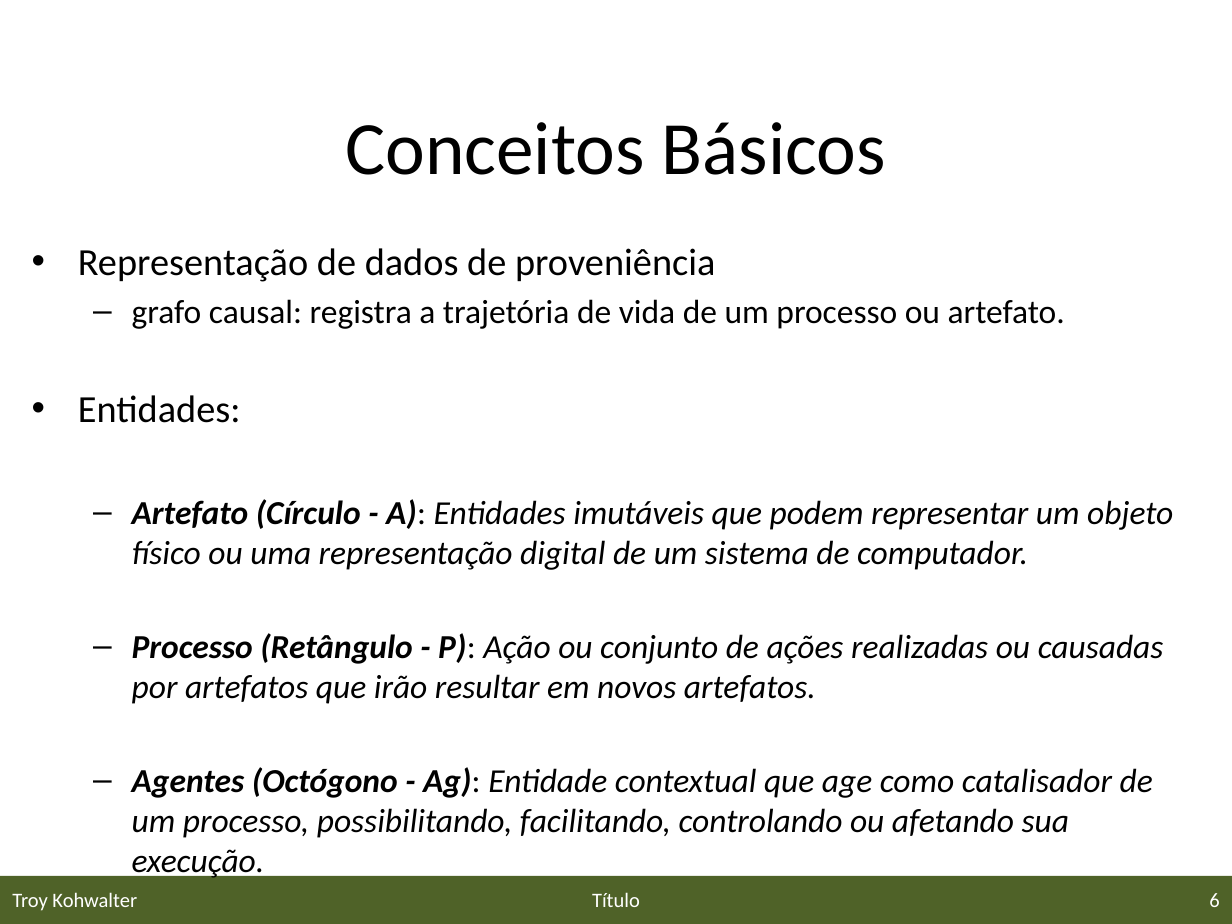
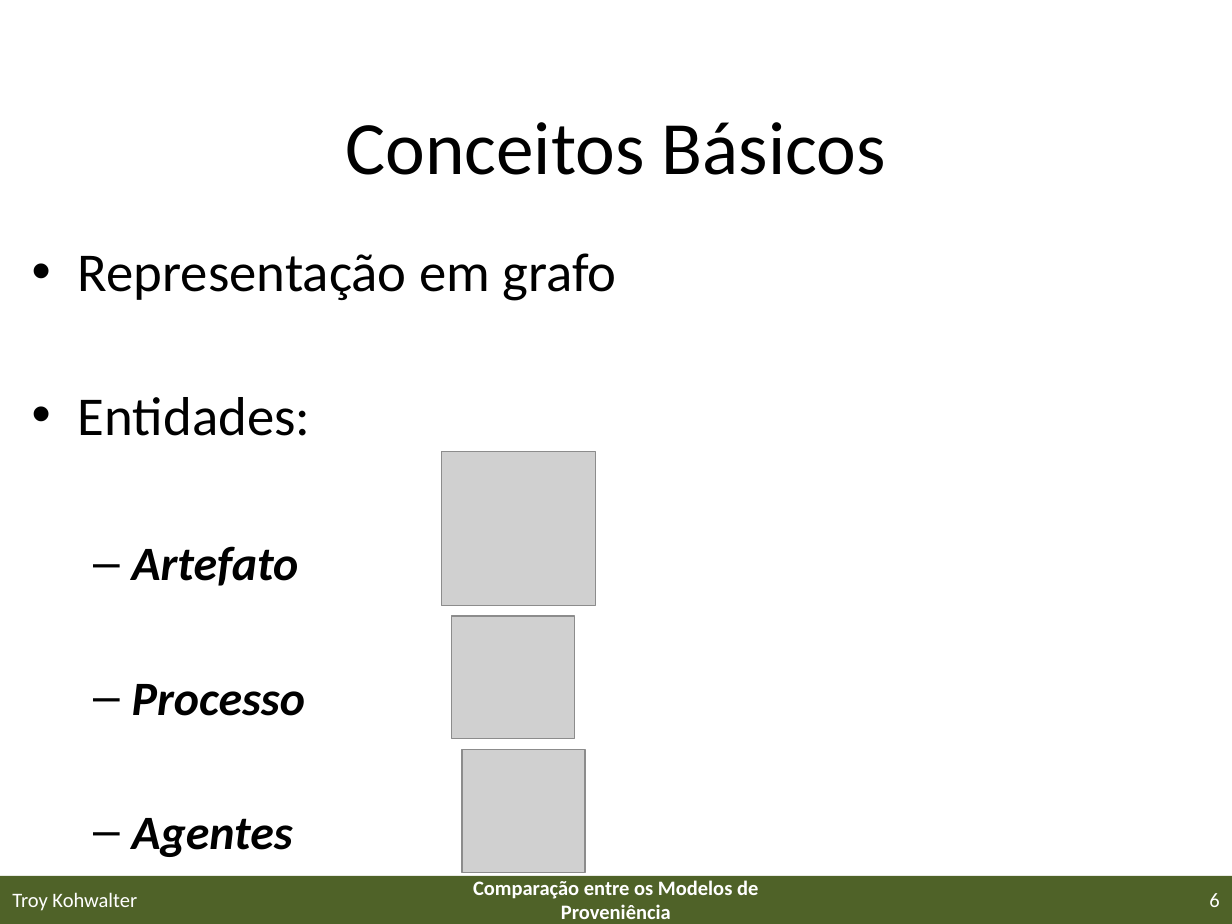
Before and after one commit to gems-uff/sdm, a slide deck: slide 6 of Documents/Papers/eScience2013/eScience2013.pptx. Drawn at 1232x924 pixels with LibreOffice and Linux fonts; fonts in the diff are those of the drawing; grey boxes stand for pictures; background and template pictures are left out. Boxes give left, top, right and bottom in pixels: in the first picture for what was removed or moved away, otherwise in the second. Text is boxed around its words. In the diff, an @@ line names an element or a change of style, - is before the commit and + after.

```diff
--- a/Documents/Papers/eScience2013/eScience2013.pptx
+++ b/Documents/Papers/eScience2013/eScience2013.pptx
@@ text at box(78, 253, 617, 301): text changed; size 19.6 to 32 pt @@
-• Representação de dados de proveniência
-  – grafo causal: registra a trajetória de vida de um processo ou artefato.
+• Representação em grafo
@@ text at box(78, 397, 311, 436): size 22.4 to 32 pt in "Entidades:"; more space between paragraphs @@
@@ picture added at box(441, 452, 595, 606) @@
@@ text at box(132, 546, 305, 857): text changed; size 19.6 to 28 pt; bold on @@
-  – Artefato (Círculo - A): Entidades imutáveis que podem representar um objeto físico ou uma representação digital de um sistema de computador.
-  – Processo (Retângulo - P): Ação ou conjunto de ações realizadas ou causadas por artefatos que irão resultar em novos artefatos.
-  – Agentes (Octógono - Ag): Entidade contextual que age como catalisador de um processo, possibilitando, facilitando, controlando ou afetando sua execução.
+  – Artefato
+  – Processo
+  – Agentes
@@ picture added at box(452, 616, 575, 738) @@
@@ picture added at box(462, 749, 585, 872) @@
@@ text at box(473, 880, 758, 919): text changed; bold on @@
-Título
+Comparação entre os Modelos de Proveniência
```
Also in this commit, not shown: 17 other slides changed, 3 slides added, 1 slide removed.
